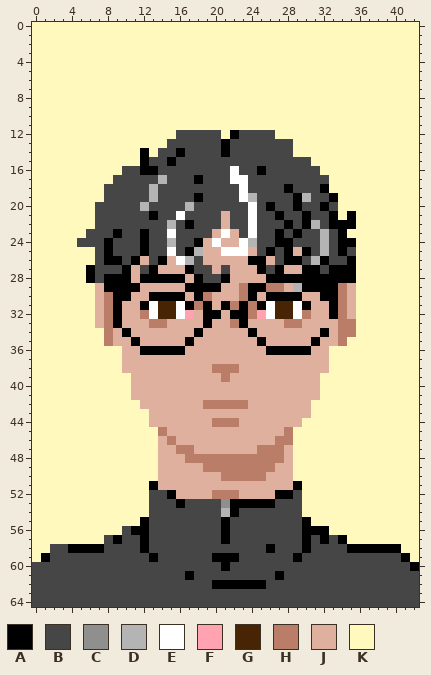
Sprite sheet, stored at assets/images/Emanuel.png. Above: the version before the commit.
The file is 43x65 pixels.
Palette (. is transparent): A #000000  B #464646  C #8f8f8f  D #b4b4b4  E #ffffff  F #ffa3b1  G #472404  H #ba7d68  J #e0b09f  K #fff9bd
Once edited:
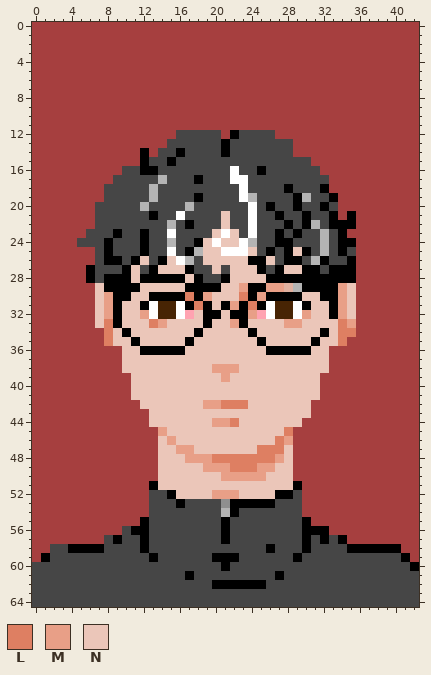
Colours new in this view: L #de7f62  M #e89f87  N #ebc6b9
Change:
@@ palette @@
-K #fff9bd
+K #a63f3f
@@ x 0..42 @@
 20 KKKKKKKBBBBBDBBBBDBBBBBBEBABBABBABKKKKKKKKK
-21 KKKKKKKBBBBBBABBEBBBBJBBEBBABBABBAKAKKKKKKK
-22 KKKKKKKBBBBBBBBDBABBBJBBEBBBABADBAAAKKKKKKK
-23 KKKKKKBBBABBABBEBBBBJEJBEBBABABBDBAKKKKKKKK
-24 KKKKKBBBABBBABBDBBAJEJJEDBBAABBBDBAAKKKKKKK
-25 KKKKKKKBABBBABBEBADJJEEEJBABAJABDBABKKKKKKK
-26 KKKKKKKBAABAJBAJEDBJJJJJAAJBAABDABBAKKKKKKK
-27 KKKKKKABBBAJBAJJJABBJBJJJABAJJAABAAAKKKKKKK
-28 KKKKKKABAAAJAAAAAJABBAJJJJAAAAAAAAAAKKKKKKK
-29 KKKKKKKJAAAAJJJJJAAAAJJHAAHHJDAAAAHJKKKKKKK
-30 KKKKKKKJHAAJJAAAAJAHJJJHAJAAAAJJAAHJKKKKKKK
-31 KKKKKKKJHAJJAEGGEAHAJAHAHAEGGEAJJAHJKKKKKKK
-32 KKKKKKKJHAJJHEGGEFJAAJAAHFEGGEHJJAHJKKKKKKK
-33 KKKKKKKJHAJJJHHJJJJAJJHAJJJJHHJJJJHHKKKKKKK
-34 KKKKKKKKHJAJJJJJJJAJJJJJAJJJJJJJAJHHKKKKKKK
-35 KKKKKKKKHJJAJJJJJAJJJJJJJAJJJJJAJJHKKKKKKKK
-36 KKKKKKKKKKJJAAAAAJJJJJJJJJAAAAAJJKKKKKKKKKK
-37 KKKKKKKKKKJJJJJJJJJJJJJJJJJJJJJJJKKKKKKKKKK
-38 KKKKKKKKKKJJJJJJJJJJHHHJJJJJJJJJJKKKKKKKKKK
-39 KKKKKKKKKKKJJJJJJJJJJHJJJJJJJJJJKKKKKKKKKKK
-40 KKKKKKKKKKKJJJJJJJJJJJJJJJJJJJJJKKKKKKKKKKK
-41 KKKKKKKKKKKJJJJJJJJJJJJJJJJJJJJJKKKKKKKKKKK
-42 KKKKKKKKKKKKJJJJJJJHHHHHJJJJJJJKKKKKKKKKKKK
-43 KKKKKKKKKKKKKJJJJJJJJJJJJJJJJJJKKKKKKKKKKKK
-44 KKKKKKKKKKKKKJJJJJJJHHHJJJJJJJKKKKKKKKKKKKK
-45 KKKKKKKKKKKKKKHJJJJJJJJJJJJJHKKKKKKKKKKKKKK
-46 KKKKKKKKKKKKKKJHJJJJJJJJJJJHHKKKKKKKKKKKKKK
-47 KKKKKKKKKKKKKKJJHHJJJJJJJHHHJKKKKKKKKKKKKKK
-48 KKKKKKKKKKKKKKJJJHHHHHHHHHHHJKKKKKKKKKKKKKK
-49 KKKKKKKKKKKKKKJJJJJHHHHHHHHJJKKKKKKKKKKKKKK
-50 KKKKKKKKKKKKKKJJJJJJJHHHHHJJJKKKKKKKKKKKKKK
-51 KKKKKKKKKKKKKAJJJJJJJJJJJJJJJAKKKKKKKKKKKKK
-52 KKKKKKKKKKKKKBBAJJJJHHHJJJJAABKKKKKKKKKKKKK
+21 KKKKKKKBBBBBBABBEBBBBNBBEBBABBABBAKAKKKKKKK
+22 KKKKKKKBBBBBBBBDBABBBNBBEBBBABADBAAAKKKKKKK
+23 KKKKKKBBBABBABBEBBBBNENBEBBABABBDBAKKKKKKKK
+24 KKKKKBBBABBBABBDBBANENNEDBBAABBBDBAAKKKKKKK
+25 KKKKKKKBABBBABBEBADNNEEENBABANABDBABKKKKKKK
+26 KKKKKKKBAABANBANEDBNNNNNAANBAABDABBAKKKKKKK
+27 KKKKKKABBBANBANNNABBNBNNNABANNAABAAAKKKKKKK
+28 KKKKKKABAAANAAAAANABBANNNNAAAAAAAAAAKKKKKKK
+29 KKKKKKKNAAAANNNNNAAAANNMAAMMJDAAAAMNKKKKKKK
+30 KKKKKKKNMAANNAAAALAMNNNLAMAAAANNAAMNKKKKKKK
+31 KKKKKKKNMANNAEGGEALANAMALAEGGEANNAMNKKKKKKK
+32 KKKKKKKNMANNMEGGEFNAANAAMFEGGEMNNAMNKKKKKKK
+33 KKKKKKKNLANNNLMNNNNANNMANNNNMMNNNNLMKKKKKKK
+34 KKKKKKKKLNANNNNNNNANNNNNANNNNNNNANLLKKKKKKK
+35 KKKKKKKKLNNANNNNNANNNNNNNANNNNNANNLKKKKKKKK
+36 KKKKKKKKKKNNAAAAANNNNNNNNNAAAAANNKKKKKKKKKK
+37 KKKKKKKKKKNNNNNNNNNNNNNNNNNNNNNNNKKKKKKKKKK
+38 KKKKKKKKKKNNNNNNNNNNMMMNNNNNNNNNNKKKKKKKKKK
+39 KKKKKKKKKKKNNNNNNNNNNMNNNNNNNNNNKKKKKKKKKKK
+40 KKKKKKKKKKKNNNNNNNNNNNNNNNNNNNNNKKKKKKKKKKK
+41 KKKKKKKKKKKNNNNNNNNNNNNNNNNNNNNNKKKKKKKKKKK
+42 KKKKKKKKKKKKNNNNNNNMMLLLNNNNNNNKKKKKKKKKKKK
+43 KKKKKKKKKKKKKNNNNNNNNNNNNNNNNNNKKKKKKKKKKKK
+44 KKKKKKKKKKKKKNNNNNNNMMLNNNNNNNKKKKKKKKKKKKK
+45 KKKKKKKKKKKKKKMNNNNNNNNNNNNNLKKKKKKKKKKKKKK
+46 KKKKKKKKKKKKKKNMNNNNNNNNNNNLMKKKKKKKKKKKKKK
+47 KKKKKKKKKKKKKKNNMMNNNNNNNLLLNKKKKKKKKKKKKKK
+48 KKKKKKKKKKKKKKNNNMMMLLLLLLLMNKKKKKKKKKKKKKK
+49 KKKKKKKKKKKKKKNNNNNMMMLLLMMNNKKKKKKKKKKKKKK
+50 KKKKKKKKKKKKKKNNNNNNNMMMMMNNNKKKKKKKKKKKKKK
+51 KKKKKKKKKKKKKANNNNNNNNNNNNNNNAKKKKKKKKKKKKK
+52 KKKKKKKKKKKKKBBANNNNMMMNNNNAABKKKKKKKKKKKKK
 53 KKKKKKKKKKKKKBBBABBBBCAAAAABBBKKKKKKKKKKKKK
